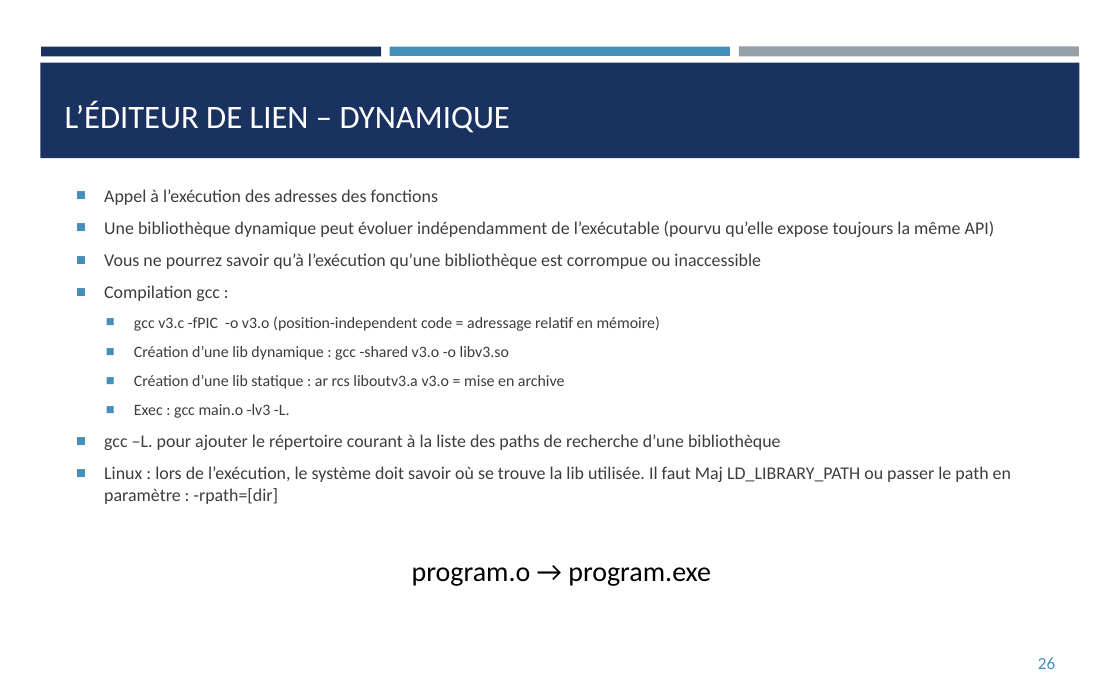
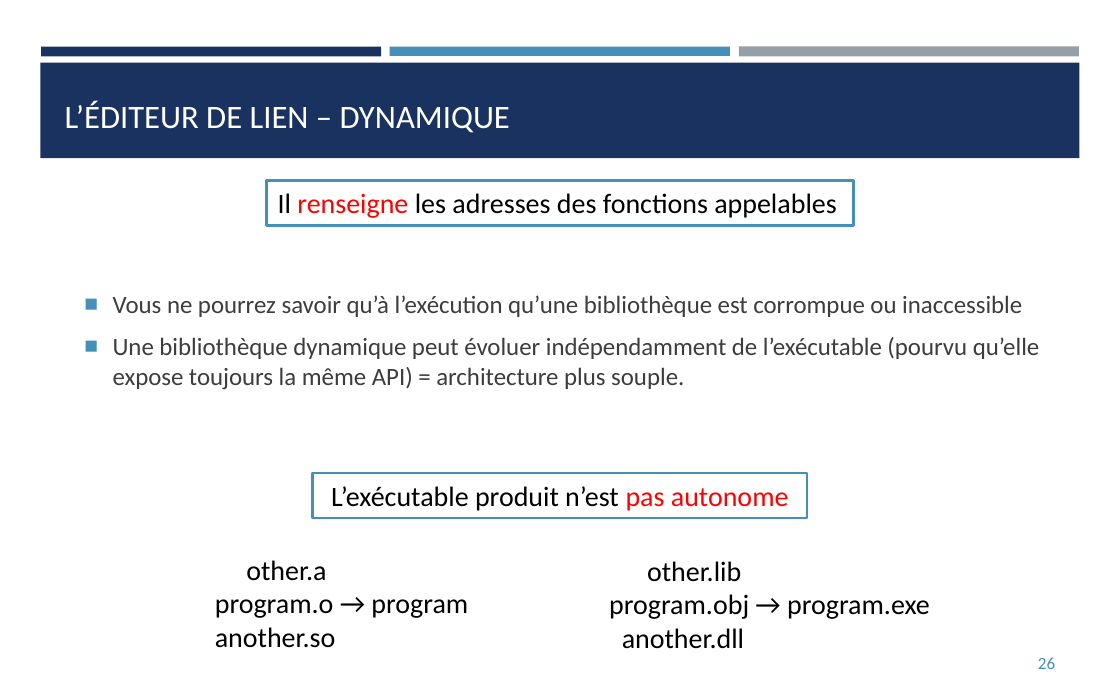
Before and after one commit to franckginguene/cpp_scalian, a slide deck: slide 26 of diapos/CPP_matin.pptx. Drawn at 1120x700 pixels with LibreOffice and Linux fonts; fonts in the diff are those of the drawing. Boxes give left, top, right and bottom in pixels: in the first picture for what was removed or moved away, otherwise in the second. Text is boxed around its words. In the diff, an @@ line names an element or a change of style, - is before the commit and + after.

```diff
--- a/diapos/CPP_matin.pptx
+++ b/diapos/CPP_matin.pptx
@@ text at <box>104,189,995,237</box>: paragraphs removed @@
-■ Appel à l’exécution des adresses des fonctions
-■ Une bibliothèque dynamique peut évoluer indépendamment de l’exécutable (pourvu qu’elle expose toujours la même API)
@@ rectangle added at <box>267,180,853,225</box>, fill #FFFFFF, outline #4590B8 1.75 pt, 18 pt, text #000000 @@
+Il renseigne les adresses des fonctions appelables
@@ text "Vous ne pourrez savoir qu’à ...": place and size @@
-text "Vous ne pourrez savoir qu’à ..." at <box>104,189,1011,504</box>
+text "Vous ne pourrez savoir qu’à ..." at <box>113,295,1040,390</box>
@@ text at <box>113,295,1022,317</box>: size 11.5 to 16 pt in "Vous ne pourrez savoir qu’à l’exécution qu’une ..." @@
@@ text at <box>113,337,1040,390</box>: text changed; size 11.5 to 16 pt @@
-■ Compilation gcc :
-  ■ gcc v3.c -fPIC -o v3.o (position-independent code = adressage relatif en mémoire)
-  ■ Création d’une lib dynamique : gcc -shared v3.o -o libv3.so
-  ■ Création d’une lib statique : ar rcs liboutv3.a v3.o = mise en archive
-  ■ Exec : gcc main.o -lv3 -L.
-■ gcc –L. pour ajouter le répertoire courant à la liste des paths de recherche d’une bibliothèque
-■ Linux : lors de l’exécution, le système doit savoir où se trouve la lib utilisée. Il faut Maj LD_LIBRARY_PATH ou passer le path en paramètre : -rpath=[dir]
+■ Une bibliothèque dynamique peut évoluer indépendamment de l’exécutable (pourvu qu’elle expose toujours la même API) = architecture plus souple.
@@ rectangle added at <box>312,473,806,517</box>, fill #FFFFFF, outline #4590B8 1.75 pt, 18 pt, text #000000 @@
+L’exécutable produit n’est pas autonome
@@ text at <box>215,560,468,648</box>: text changed @@
-program.o → program.exe
+other.a
+program.o → program
+another.so
@@ text added at <box>609,561,930,649</box>, 18 pt, text #000000 @@
+other.lib
+program.obj → program.exe
+another.dll
```
Also in this commit, not shown: 18 other slides changed, 7 slides added, 2 slides removed, 1 other file.
